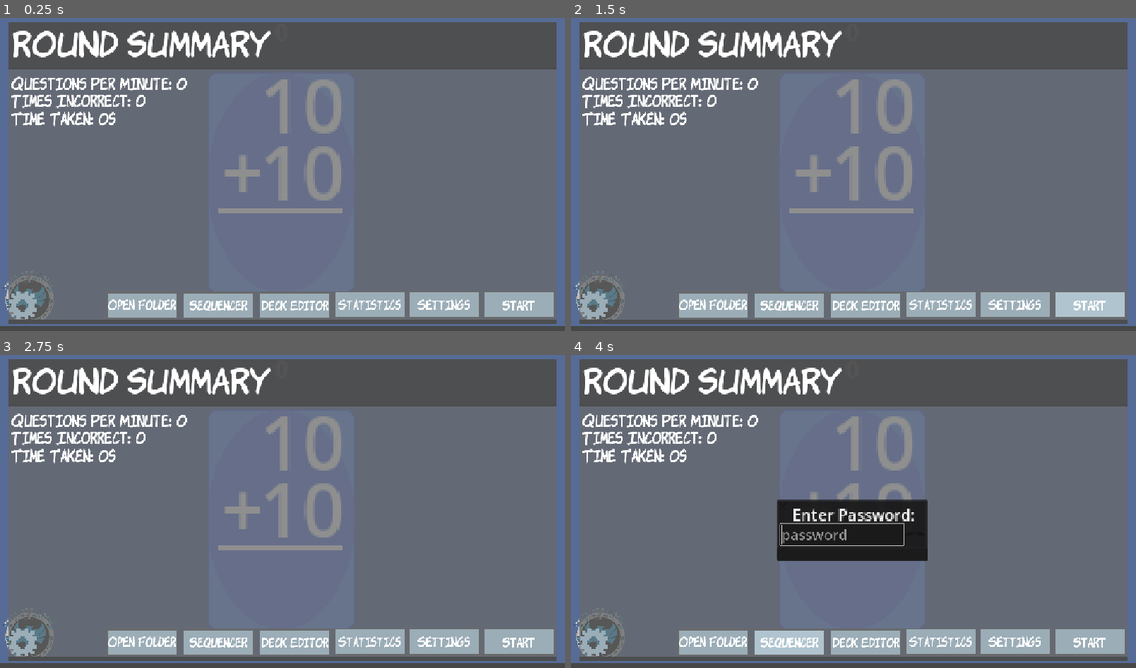
Above: before the commit, frames 1-4 (two rows, left to right).
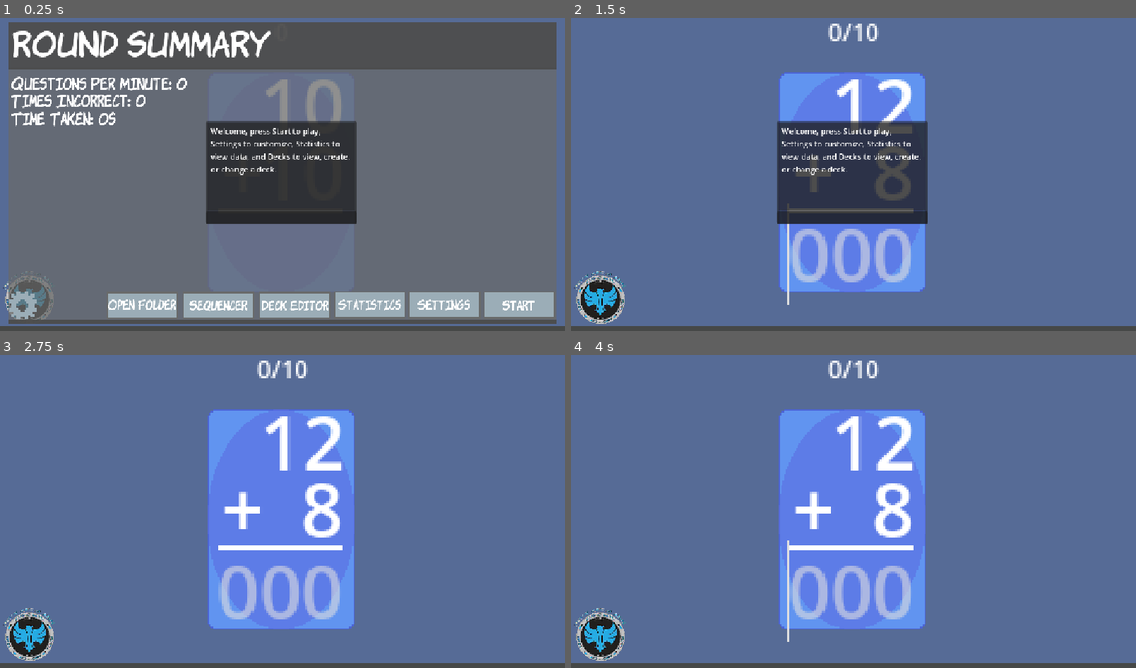
Above: after the commit, the same moments.

Repository: 255-Ping/Flashcards
Game: Godot game, scene res://Scenes/flash_card_main.tscn
Same seed, same stepped clock (60 frames per second), same inputs: the game is played once before the commit and once after it.
Inputs (mouse positions are in pixels of both pictures, inside the frame that each line leads up to):
- Up to frame 1 (0.25 s): no input
- Up to frame 2 (1.5 s): click "Start" at 0.5 s; click (1090, 305) at 1.25 s, where only the run before the commit has a clickable "Start"
- Up to frame 3 (2.75 s): click (282, 555) at 2.02 s
- Up to frame 4 (4 s): click (938, 642) at 2.75 s, where only the run before the commit has a clickable "Statistics"; click (791, 642) at 3.5 s, where only the run before the commit has a clickable "Sequencer"

The runs differ from the first frame. In frame 1, 8.7% of the frame differs, in the area x 36-64%, y 32-66%; in frame 2, 93%; in frame 3, 93%, in the area x 1-99%, y 1-98%; in frame 4, 93%.
Error before the commit: Parse Error: Identifier "ExcelAPI" not declared in the current scope. (res://Scripts/round_manager.gd:12)

Commit message:
Fix depend

Diff:
--- a/Scripts/round_manager.gd
+++ b/Scripts/round_manager.gd
@@ -9,7 +9,7 @@
 
 var main
 var save = SaveManager.new()
-var excel = ExcelAPI.new()
+#var excel = ExcelAPI.new()
 
 @onready var main_node := get_tree().current_scene
 
--- a/project.godot
+++ b/project.godot
@@ -15,10 +15,14 @@
 [application]
 
 config/name="FlashCards"
-config/description="A flashcard program made with Godot and used in WCS"
+config/description="A focused, configurable flashcard application designed for efficient practice and assessment. It supports structured decks, randomized or sequenced card generation, per-student tracking, and real-time performance statistics. Built-in scripting and a command console enable advanced control, automation, and extensibility without leaving the app."
 run/main_scene="uid://4v16l0ldovhh"
+config/use_custom_user_dir=true
+config/custom_user_dir_name="darcard"
 config/features=PackedStringArray("4.6", "GL Compatibility")
+run/low_processor_mode=true
 boot_splash/bg_color=Color(0.546928, 0.669833, 1, 1)
+boot_splash/use_filter=false
 boot_splash/image="uid://dd3nith2r5i0n"
 config/icon="uid://cax33j0lr50c3"
 
